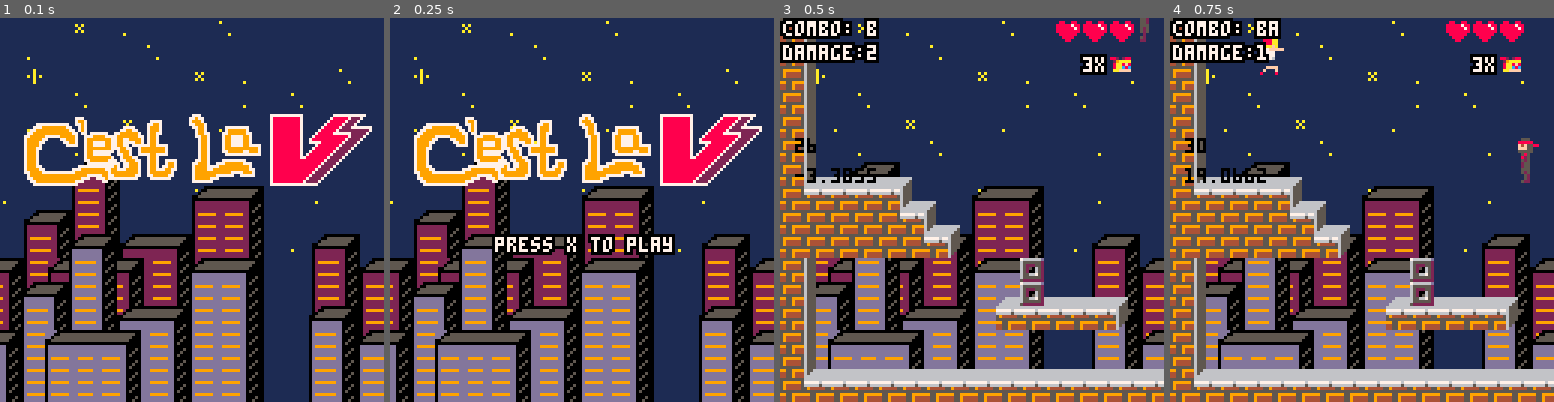
Above: before the commit, frames 1-4 (left to right).
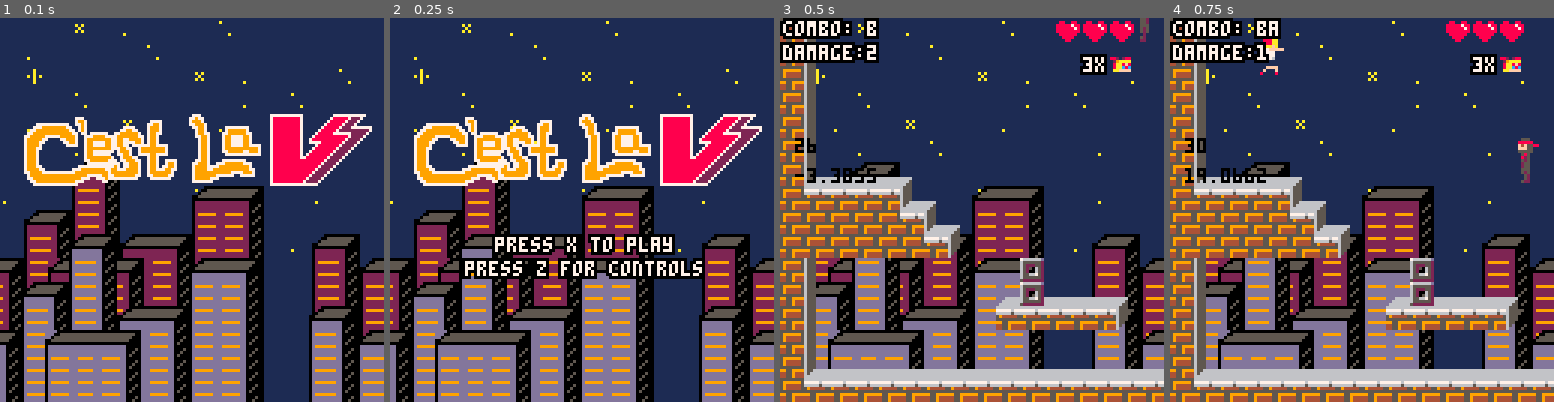
Above: after the commit, the same moments.

Repository: MarkNickerson/SailorV
Game: PICO-8 cartridge sailorv.p8
Same seed, same stepped clock (60 frames per second), same inputs: the game is played once before the commit and once after it.
Inputs:
- Up to frame 1 (0.1 s): no input
- Up to frame 2 (0.25 s): no input
- Up to frame 3 (0.5 s): tap X (X key) at 0.33 s
- Up to frame 4 (0.75 s): tap O (Z key) at 0.7 s

Frame 1 is identical in both runs. In frame 2, 2.3% of the frame differs, in the area x 18-82%, y 62-68%; in frame 3, nothing differs; in frame 4, nothing differs.

Commit message:
Adding instructions page that pauses the game. Can be accessed through menu or from Splash screen

Diff:
--- a/sailorv.p8
+++ b/sailorv.p8
@@ -23,6 +23,11 @@
   x = 0,
   y = 0
 }
+
+-- setting this to true shows the instructions menu and siabled the current state's updates and draws
+is_showing_instructions = false
+instructions_page = 0
+num_instruction_pages = 2  -- how many pages to cycle through
 
 state = game_states.splash
 num_lives = 3
@@ -617,9 +622,15 @@
     cls()
     camera(0, 0)
     change_music(music_states.splash_screen)
+    menuitem(1, "controls", function() show_instructions() end)
 end
 
 function _update60()
+    if is_showing_instructions then
+        -- wait until instructions are closed
+        update_instructions()
+        return
+    end
     if state == game_states.splash then
         update_splash()
     elseif state == game_states.loading_screen then
@@ -635,7 +646,11 @@
 
 function _draw()
     cls()
-
+        if is_showing_instructions then
+        -- wait until instructions are closed
+            draw_instructions()
+        return
+    end
     if state == game_states.splash then
         draw_splash()
     elseif state == game_states.loading_screen then
@@ -873,6 +888,8 @@
     -- usually we want the player to press one button
      if btnp(5) then
          change_state(game_states.level1)
+     elseif btnp(4) then
+         is_showing_instructions = true
      end
      t+= 1
 end
@@ -906,13 +923,15 @@
   if(t % 60 >= 10) then
     local text = "press x to play"
     write(text, text_x_pos(text), 72,7)
+    text = "press z for controls"
+    write(text, text_x_pos(text), 80,7)
   end
 end
 
 -- loading
 
 function update_loading()
-    -- after enough time has passed, move on to the level
+    -- after enough time has passed or player, move on to the level
      if time() > loading_end_time then
          change_state(next_state)
      end
@@ -1093,6 +1111,92 @@
   draw_hearts()
   draw_lives()
   camera(0,0)
+end
+
+-- instructions
+
+function show_instructions()
+    is_showing_instructions = true
+    instructions_page = 0
+end
+
+function draw_instructions()
+
+    if instructions_page == 0 then
+        local header = 'controls'
+        write(header, text_x_pos(header), 10, 7)
+
+        local movement_text = "\139 \145  move left and right"
+        write(movement_text, 10, 25, 7)
+
+        local jump_text = "\148     jump"
+        write(jump_text, 10, 35, 7)
+
+        local shield_text = "\131     block"
+        write(shield_text, 10, 45, 7)
+
+        local punch_text = "z      punch"
+        write(punch_text, 10, 55, 7)
+
+        local kick_text = "x      kick"
+        write(kick_text, 10, 65, 7)
+
+        local block_info_text1 = 'note: your block does not last'
+        write(block_info_text1, text_x_pos(block_info_text1), 80, 7)
+
+        local block_info_text2 = 'forever and needs to recharge'
+        write(block_info_text2, text_x_pos(block_info_text2), 90, 7)
+
+        local more_info_text = 'press x for combo info'
+        write(more_info_text, text_x_pos(more_info_text), 110, 7)
+
+        local exit_text = 'press z to return to game'
+        write(exit_text, text_x_pos(exit_text), 120, 7)
+    elseif instructions_page == 1 then
+        local header = 'combos'
+        write(header, text_x_pos(header), 10, 7)
+
+        local combo_text1 = 'use different combos of punch +'
+        write(combo_text1, text_x_pos(combo_text1), 25, 7)
+
+        local combo_text2 = 'kick for different situations'
+        write(combo_text2, text_x_pos(combo_text2), 35, 7)
+
+        local example_text = 'examples:'
+        write(example_text, text_x_pos(example_text), 50, 7)
+
+        local sample_combo1 = "xzzx - slow but powerful combo"
+        write(sample_combo1, text_x_pos(sample_combo1), 60, 7)
+
+        local sample_combo2 = "zzzz - fast but weak combo"
+        write(sample_combo2, text_x_pos(sample_combo2), 70, 7)
+
+        local try_text1 = "try different combos and"
+        write(try_text1, text_x_pos(try_text1), 85, 7)
+
+        local try_text2 = "see what works best!"
+        write(try_text2, text_x_pos(try_text2), 95, 7)
+
+        local more_info_text = 'press x for control info'
+        write(more_info_text, text_x_pos(more_info_text), 110, 7)
+
+        local exit_text = 'press z to return to game'
+        write(exit_text, text_x_pos(exit_text), 120, 7)
+    else
+        throw("unknown instruction page")
+    end
+end
+
+function update_instructions()
+    if btnp(4) then
+      -- resume game
+      play_sound_effect(sound_effects.menu_close)
+      is_showing_instructions = false
+    elseif btnp(5) then
+        -- cycle through instructions
+        play_sound_effect(sound_effects.menu_sound)
+        instructions_page = (instructions_page + 1) % num_instruction_pages
+    end
 end
 
 
@@ -1440,6 +1544,8 @@
   health_pickup = 8,
   checkpoint = 9,
   level_start = 10,
+  menu_sound = 11,
+  menu_close = 12,
 }
 
 -- call this to change music based on given music_state
@@ -1524,6 +1630,14 @@
       length = 10
       offset = 16
       channel_num = 2
+    elseif sound_effect == sound_effects.menu_sound then
+      sfx_num = 62
+      length = 1
+      offset = 1
+    elseif sound_effect == sound_effects.menu_close then
+      sfx_num = 62
+      length = 1
+      offset = 2
     else
       throw("unknown sound effect")
     end
Not shown, changed: the sound effects (__sfx__) section of sailorv.p8
Not shown, changed: sounds.txt
Not shown, changed: .DS_Store
